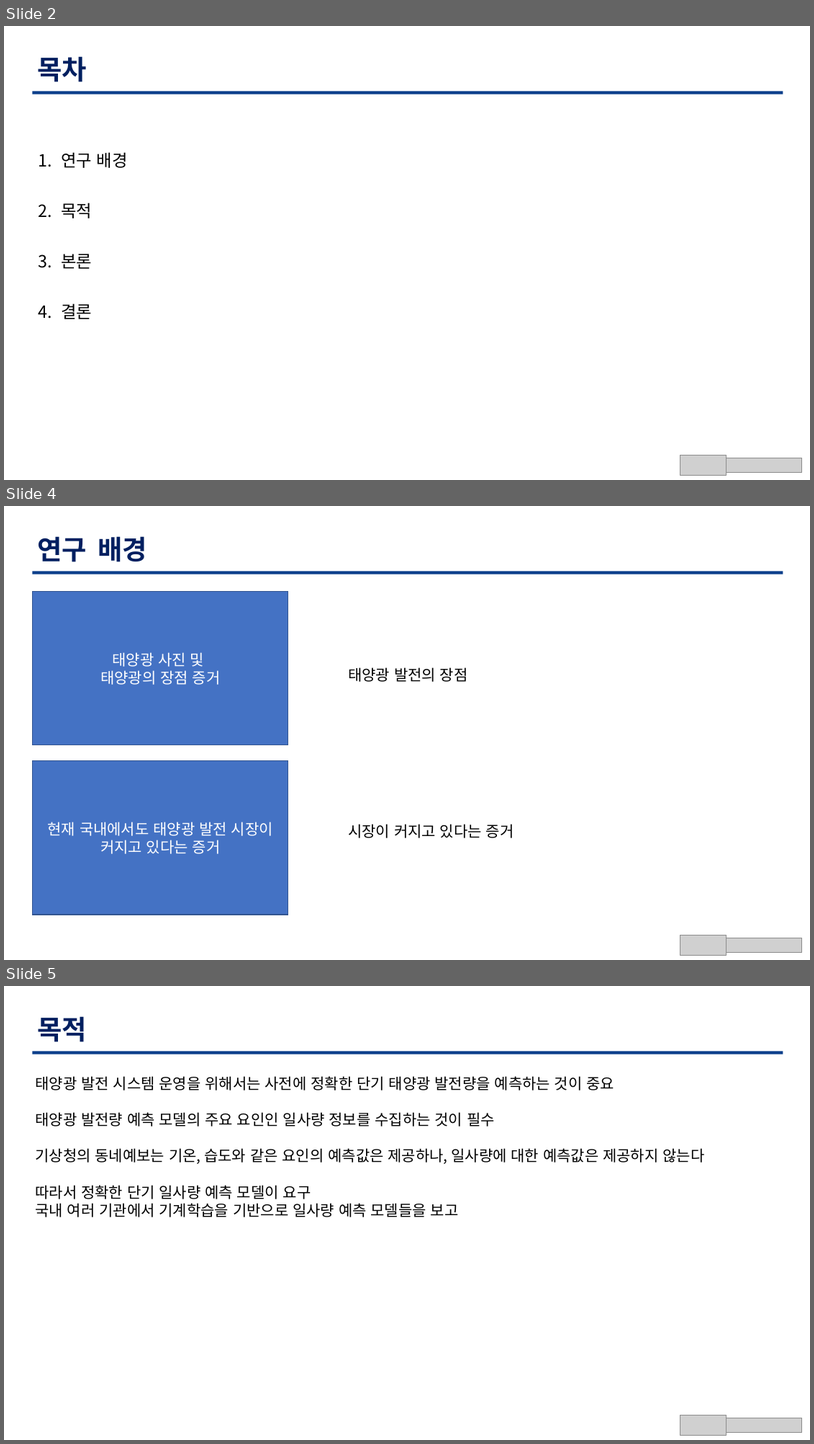
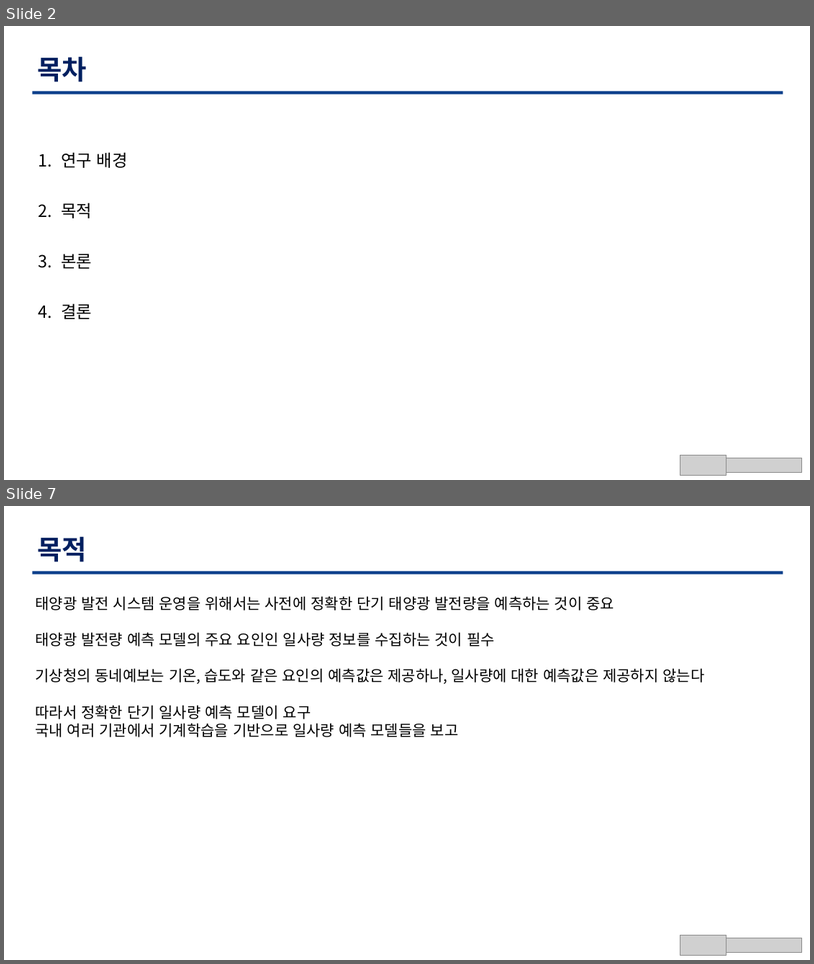
Before and after one commit to TaegyuHan/Solar_radiation_prediction_model, a slide deck: KICS_PT/[KICS] 동향 poster.pptx. Shown one above the other, each under a label of ours: slides 2, 4 and 5 before the commit, slides 2 and 7 after it; the slides between them are not shown. The pictures are 814x1444 and 814x964 pixels, drawn with LibreOffice and Linux fonts; fonts in the diff are those of the drawing; grey boxes stand for pictures. Boxes give left, top, right and bottom in pixels: in the first picture for what was removed or moved away, otherwise in the second. Text is boxed around its words. In the diff, an @@ line names an element or a change of style, - is before the commit and + after.

```diff
--- a/KICS_PT/[KICS] 동향 poster.pptx
+++ b/KICS_PT/[KICS] 동향 poster.pptx
@@ slide 4 removed at bbox=[4, 506, 810, 960], background #FFFFFF @@
@@ text removed at bbox=[37, 536, 147, 562] @@
-연구 배경
@@ freeform shape removed at bbox=[32, 572, 784, 574] @@
@@ rectangle removed at bbox=[32, 591, 288, 745] @@
-태양광 사진 및
-태양광의 장점 증거
@@ text removed at bbox=[348, 667, 468, 682] @@
-태양광 발전의 장점
@@ rectangle removed at bbox=[32, 761, 288, 914] @@
-현재 국내에서도 태양광 발전 시장이 커지고 있다는 증거
@@ text removed at bbox=[348, 824, 514, 838] @@
-시장이 커지고 있다는 증거
@@ picture removed at bbox=[680, 935, 727, 955] @@
@@ picture removed at bbox=[727, 937, 802, 952] @@
@@ what was slide 5 is now slide 7 @@
```
Also in this commit, not shown: 1 slide changed, 3 slides added, 7 other files.
